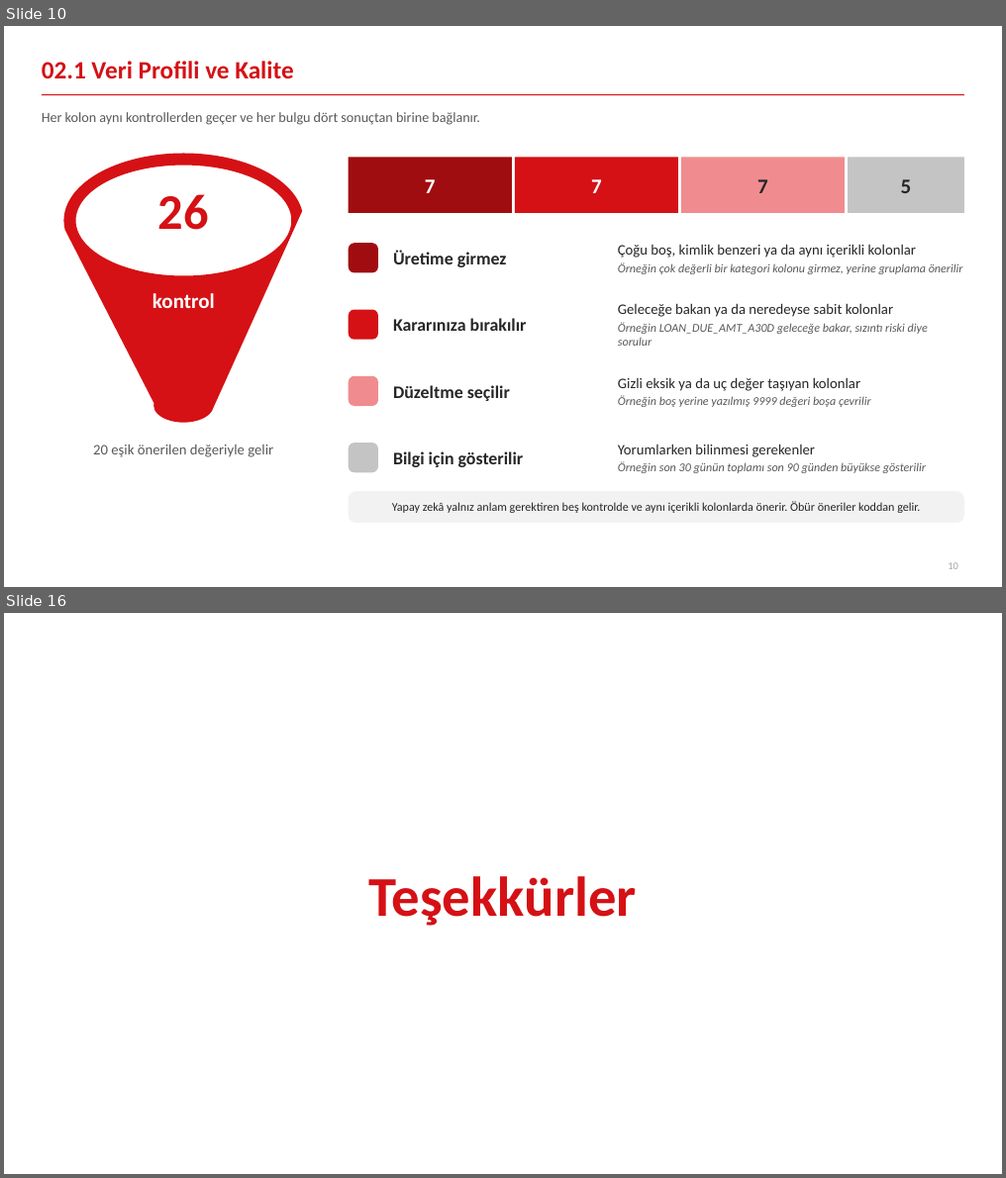
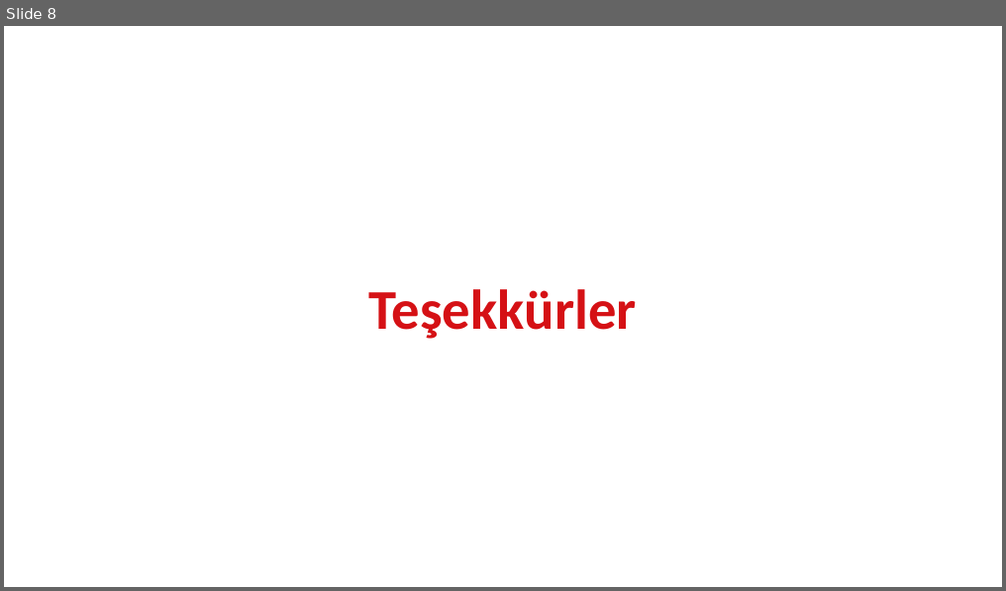
Before and after one commit to canmergen/amp, a slide deck: analitik_modelleme_platformu_GUNCEL/sunum/Platform_Sunum_Sade.pptx. Shown one above the other, each under a label of ours: slides 10 and 16 before the commit, slide 8 after it; the slides between them are not shown. The pictures are 1006x1178 and 1006x591 pixels, drawn with LibreOffice and Linux fonts; fonts in the diff are those of the drawing. Boxes give left, top, right and bottom in pixels: in the first picture for what was removed or moved away, otherwise in the second. Text is boxed around its words. In the diff, an @@ line names an element or a change of style, - is before the commit and + after.

```diff
--- a/analitik_modelleme_platformu_GUNCEL/sunum/Platform_Sunum_Sade.pptx
+++ b/analitik_modelleme_platformu_GUNCEL/sunum/Platform_Sunum_Sade.pptx
@@ slide 10 removed at <box>4,26,1002,587</box>, background #FFFFFF @@
@@ title removed at <box>42,61,293,79</box> @@
-02.1 Veri Profili ve Kalite
@@ line removed from (42, 95) to (964, 95) @@
@@ text removed at <box>42,112,480,125</box> @@
-Her kolon aynı kontrollerden geçer ve her bulgu dört sonuçtan birine bağlanır.
@@ funnel removed at <box>63,154,303,423</box> @@
@@ rectangle removed at <box>349,157,512,213</box> @@
@@ rectangle removed at <box>515,157,678,213</box> @@
@@ rectangle removed at <box>681,157,845,213</box> @@
@@ rectangle removed at <box>847,157,964,213</box> @@
@@ text removed at <box>158,194,209,230</box> @@
-26
@@ text removed at <box>425,179,436,193</box> @@
-7
@@ text removed at <box>591,179,602,193</box> @@
-7
@@ text removed at <box>757,179,768,193</box> @@
-7
@@ text removed at <box>901,179,912,193</box> @@
-5
@@ rounded rectangle removed at <box>349,243,378,274</box> @@
@@ text removed at <box>393,250,507,268</box> @@
-Üretime girmez
@@ text removed at <box>618,244,963,274</box> @@
-Çoğu boş, kimlik benzeri ya da aynı içerikli kolonlar
-Örneğin çok değerli bir kategori kolonu girmez, yerine gruplama önerilir
@@ text removed at <box>152,293,215,308</box> @@
-kontrol
@@ rounded rectangle removed at <box>349,310,378,340</box> @@
@@ text removed at <box>393,318,527,331</box> @@
-Kararınıza bırakılır
@@ text removed at <box>618,303,928,346</box> @@
-Geleceğe bakan ya da neredeyse sabit kolonlar
-Örneğin LOAN_DUE_AMT_A30D geleceğe bakar, sızıntı riski diye sorulur
@@ rounded rectangle removed at <box>349,376,378,406</box> @@
@@ text removed at <box>618,377,871,407</box> @@
-Gizli eksik ya da uç değer taşıyan kolonlar
-Örneğin boş yerine yazılmış 9999 değeri boşa çevrilir
@@ text removed at <box>393,385,510,401</box> @@
-Düzeltme seçilir
@@ text removed at <box>93,445,273,458</box> @@
-20 eşik önerilen değeriyle gelir
@@ rounded rectangle removed at <box>349,443,378,472</box> @@
@@ text removed at <box>393,452,524,468</box> @@
-Bilgi için gösterilir
@@ text removed at <box>618,444,926,473</box> @@
-Yorumlarken bilinmesi gerekenler
-Örneğin son 30 günün toplamı son 90 günden büyükse gösterilir
@@ rounded rectangle removed at <box>349,491,964,523</box> @@
@@ text removed at <box>392,501,920,513</box> @@
-Yapay zekâ yalnız anlam gerektiren beş kontrolde ve aynı içerikli kolonlarda önerir. Öbür öneriler koddan gelir.
@@ page number removed at <box>947,563,958,570</box> @@
-10
@@ what was slide 16 is now slide 8 @@
```
Also in this commit, not shown: 2 slides changed, 4 slides added, 11 other slides removed, 1 other file.
